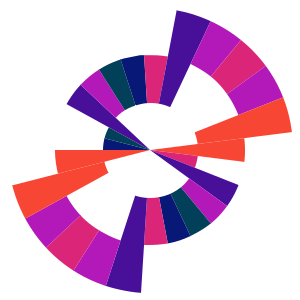
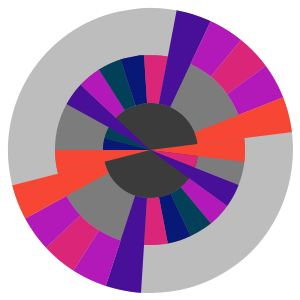
Layer changes from the first w=300, h=300 image to the second:
added layer "circle-3" above "circle-2" over [left=102, top=103, right=199, bottom=198]
added layer "circle-2" above "circle-1" over [left=54, top=55, right=246, bottom=245]
added layer "circle-1" above "background" over [left=7, top=7, right=293, bottom=293]
